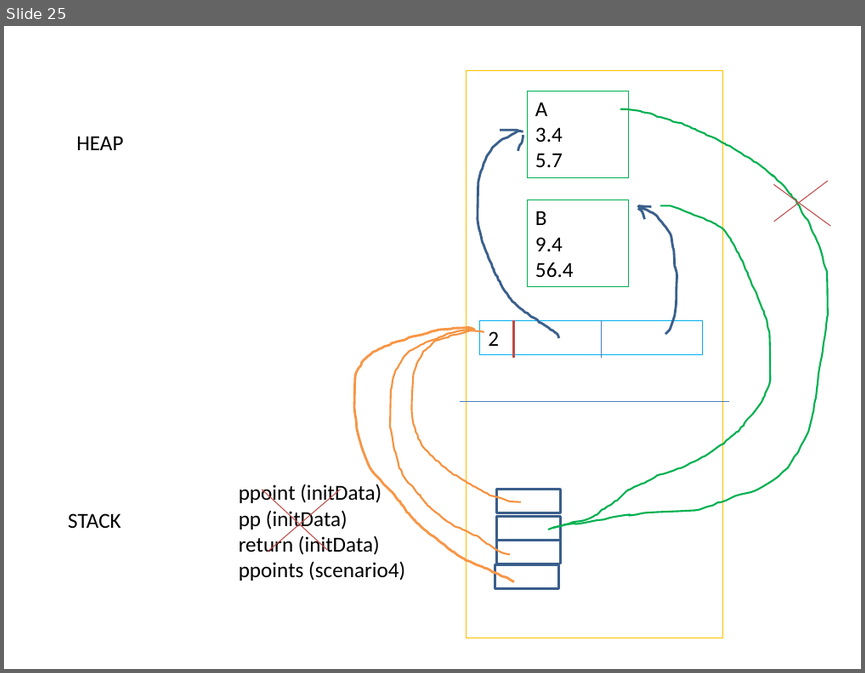
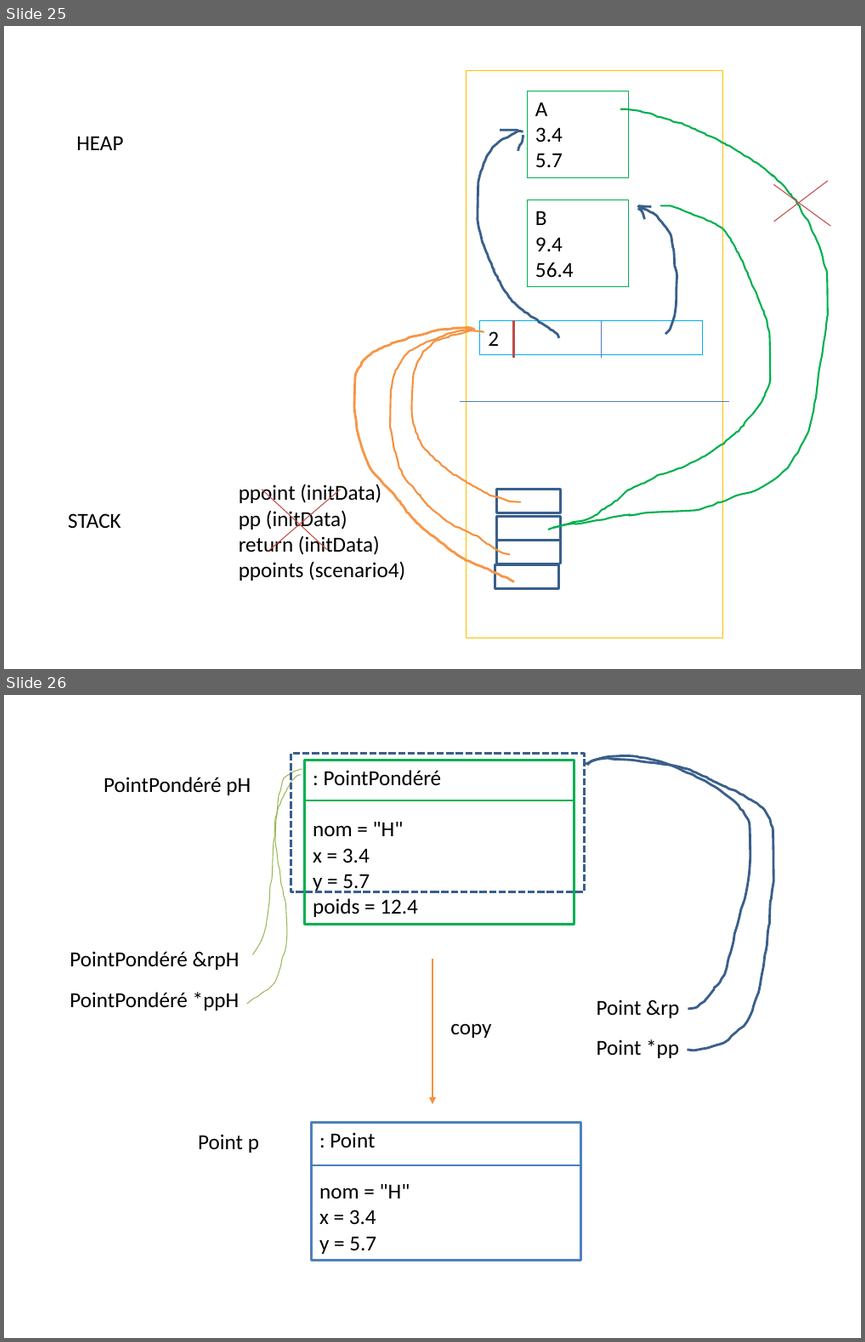
Before and after one commit to matthcol/CPP2019_07, a slide deck: CPP.pptx. Shown one above the other, each under a label of ours: slide 25 before the commit, slides 25 and 26 after it. The pictures are 865x673 and 865x1342 pixels, drawn with LibreOffice and Linux fonts; fonts in the diff are those of the drawing. Boxes give left, top, right and bottom in pixels: in the first picture for what was removed or moved away, otherwise in the second. Text is boxed around its words. In the diff, an @@ line names an element or a change of style, - is before the commit and + after.

```diff
--- a/CPP.pptx
+++ b/CPP.pptx
@@ slide 26 added at (x1=4, y1=695, x2=861, y2=1338), background #FFFFFF @@
@@ freeform shape added at (x1=252, y1=769, x2=302, y2=954), outline #98B955 0.75 pt @@
@@ rectangle added at (x1=291, y1=754, x2=584, y2=892), outline #3A5F8C 2 pt dashed @@
@@ rectangle added at (x1=304, y1=760, x2=574, y2=925), outline #00B050 2.25 pt, 18 pt, text #000000 @@
+: PointPondéré
+nom = "H"
+x = 3.4
+y = 5.7
+poids = 12.4
@@ freeform shape added at (x1=584, y1=759, x2=773, y2=1050), outline #3A5F8C 2 pt @@
@@ freeform shape added at (x1=587, y1=756, x2=750, y2=1009), outline #3A5F8C 2 pt @@
@@ text added at (x1=103, y1=777, x2=250, y2=795), 18 pt, text #000000 @@
+PointPondéré pH
@@ freeform shape added at (x1=246, y1=775, x2=301, y2=1004), outline #98B955 0.75 pt @@
@@ line added from (304, 800) to (574, 800), #00B050 1.5 pt @@
@@ text added at (x1=69, y1=951, x2=239, y2=970), 18 pt, text #000000 @@
+PointPondéré &rpH
@@ arrow added from (432, 959) to (432, 1104), #F69240 0.75 pt @@
@@ text added at (x1=69, y1=992, x2=239, y2=1010), 18 pt, text #000000 @@
+PointPondéré *ppH
@@ text added at (x1=596, y1=999, x2=679, y2=1018), 18 pt, text #000000 @@
+Point &rp
@@ text added at (x1=450, y1=1023, x2=491, y2=1038), 18 pt, text #000000 @@
+copy
@@ text added at (x1=596, y1=1039, x2=679, y2=1058), 18 pt, text #000000 @@
+Point *pp
@@ rectangle added at (x1=311, y1=1122, x2=580, y2=1260), outline #4F81BD 2.25 pt, 18 pt, text #000000 @@
+: Point
+nom = "H"
+x = 3.4
+y = 5.7
@@ text added at (x1=198, y1=1134, x2=259, y2=1152), 18 pt, text #000000 @@
+Point p
@@ line added from (311, 1164) to (580, 1164), #4B7EBC 1.5 pt @@
```
Also in this commit, not shown: 1 other slide added, 9 other files.
